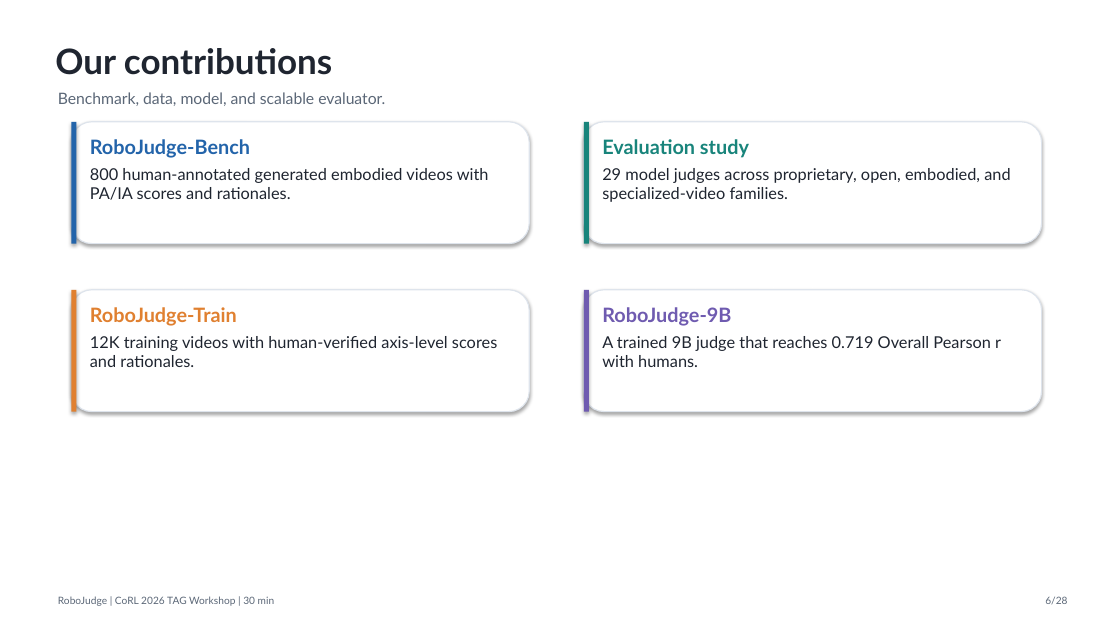
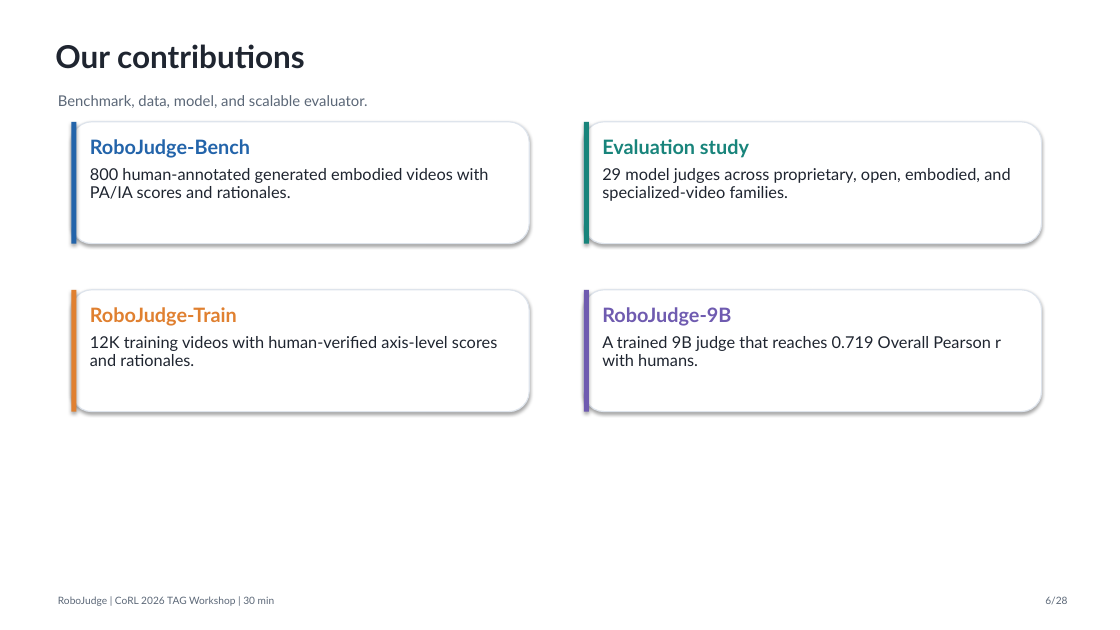
Before and after one commit to SiyuanMaCS/SiyuanMaCS.github.io, a slide deck: slide 6 of RoboJudge-slides/RoboJudge_CoRL_TAG_full_30min.pptx. Drawn at 1120x630 pixels with LibreOffice and Linux fonts; fonts in the diff are those of the drawing. Boxes give left, top, right and bottom in pixels: in the first picture for what was removed or moved away, otherwise in the second. Text is boxed around its words. In the diff, an @@ line names an element or a change of style, - is before the commit and + after.

```diff
--- a/RoboJudge-slides/RoboJudge_CoRL_TAG_full_30min.pptx
+++ b/RoboJudge-slides/RoboJudge_CoRL_TAG_full_30min.pptx
@@ text "Our contributions" at (x1=55, y1=44, x2=305, y2=69): size 30 to 27 pt @@
@@ text "Benchmark, data, model, and scalable ..." at (x1=58, y1=95, x2=368, y2=108): size 13.5 to 12.7 pt @@
```
Also in this commit, not shown: 27 other slides changed, 5 other files.
